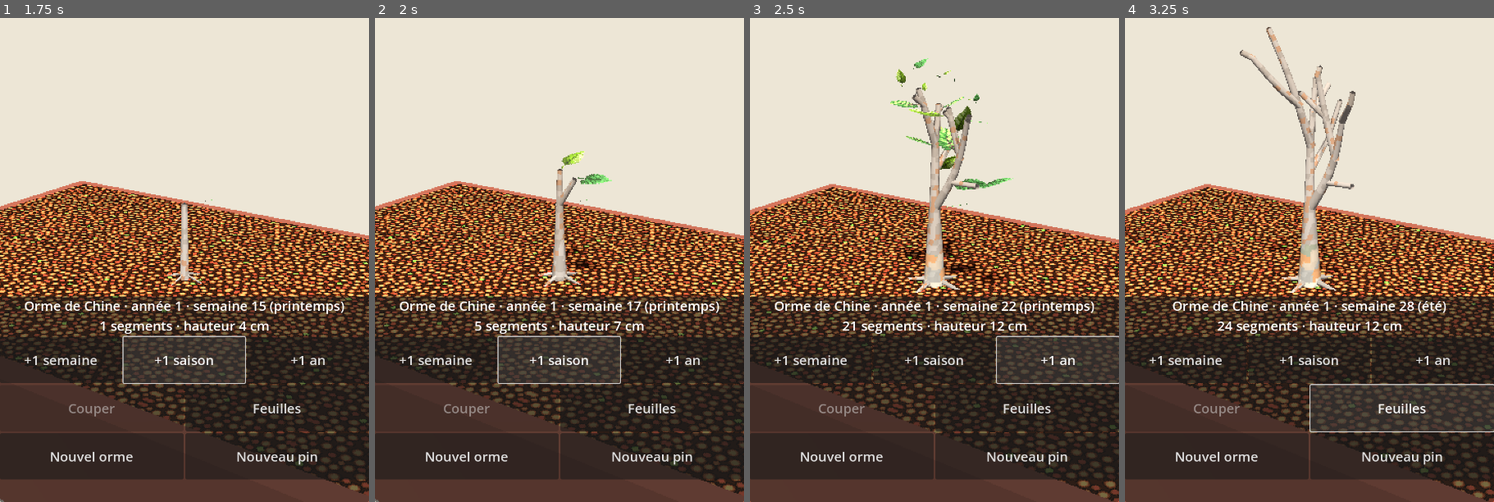
Above: before the commit, frames 1-4 (left to right).
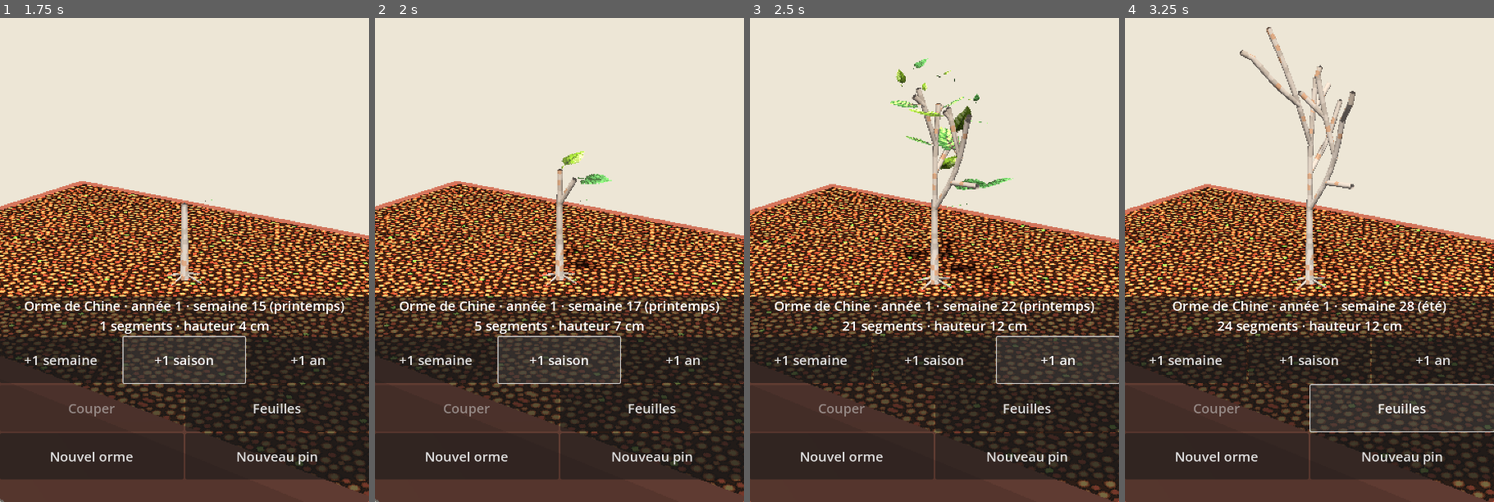
Above: after the commit, the same moments.

Repository: Ankool29/bonzai
Game: Godot game, scene res://scenes/main.tscn
Same seed, same stepped clock (60 frames per second), same inputs: the game is played once before the commit and once after it.
Inputs:
- Up to frame 1 (1.75 s): click "+1 semaine" at 0.5 s; click "+1 saison" at 1.25 s
- Up to frame 2 (2 s): no input
- Up to frame 3 (2.5 s): click "+1 an" at 2 s
- Up to frame 4 (3.25 s): click "Feuilles" at 2.75 s

Frame 1 is identical in both runs. In frame 2, 0.4% of the frame differs, in the area x 44-56%, y 32-56%; in frame 3, 1.3%; in frame 4, 1.7%, in the area x 34-63%, y 2-57%.

Commit message:
Simulation : épaississement par cernes annuels (loi de Pressler) au lieu du pipe model
Co-Authored-By: Claude Opus 5.5 <noreply@anthropic.com>
Claude-Session: https://claude.ai/code/session_01MAppfJEzF7Td7hJP7q14tM

Diff:
--- a/scripts/tree_sim.gd
+++ b/scripts/tree_sim.gd
@@ -3,7 +3,7 @@
 ## Simulation d'un arbre : modèle auto-organisé de Palubicki et al. (2009), simplifié.
 ## Les bourgeons se disputent la lumière (grille d'ombre), la vigueur part de la base et se répartit
 ## avec une dominance apicale (modèle de Borchert-Honda), les branches mal éclairées meurent,
-## le diamètre suit le « pipe model ». Unités : mètres ; temps : semaines (52 par an).
+## le bois épaissit d'un cerne par an (loi de Pressler). Unités : mètres ; temps : semaines (52 par an).
 
 class Seg:
 	var parent := -1
@@ -52,7 +52,7 @@
 var w_up := 0.12
 var jitter := 0.12
 var tip_radius := 0.0012
-var pipe_exp := 3.0           # 3 plutôt que 2,5 : branches plus fines, plus proches d'un vrai orme
+var ring_area := 1.5e-6        # cerne annuel : surface ajoutée (m²) par unité de lumière captée au-dessus
 var shed_ratio := 0.04        # lumière par entre-nœud sous laquelle une branche dépérit
 var bud_life := 52 * 8        # durée de vie d'un bourgeon dormant (semaines)
 var backbud_nodes := 4        # nœuds sous la coupe qui peuvent rebourgeonner
@@ -177,6 +177,12 @@
 			if s.lat_bud_age > bud_life:
 				s.lat_bud = false
 	reserve = lerpf(reserve, segs[0].light, 0.5)  # les racines s'ajustent en un an ou deux
+	# Cerne annuel : chaque entre-nœud vivant ajoute une couche de bois proportionnelle au feuillage
+	# qu'il porte (loi de Pressler). Le bas du tronc, qui porte tout, épaissit le plus : conicité continue,
+	# et le tronc continue de grossir même après une taille.
+	for s in segs:
+		if not s.dry:
+			s.radius = sqrt(s.radius * s.radius + ring_area * s.light / PI)
 	# Les rameaux morts fins tombent d'eux-mêmes au bout d'un an ; le gros bois mort reste.
 	var fell := false
 	for i in range(1, segs.size()):
@@ -254,14 +260,10 @@
 		s.q_lat = _light(_lat_pos(s)) if s.lat_bud and has_shadow else 0.0
 		s.light = s.q_term + s.q_lat
 		s.count = 0 if s.dry else 1
-		var r := pow(tip_radius, pipe_exp) if (s.term_bud or s.lat_bud) else 0.0
 		for c in [s.main_child, s.lat_child]:
 			if c >= 0:
 				s.light += segs[c].light
 				s.count += segs[c].count
-				r += pow(segs[c].radius, pipe_exp)
-		if r > 0.0:
-			s.radius = maxf(s.radius, pow(r, 1.0 / pipe_exp))  # le bois ne maigrit pas
 
 
 ## De la base vers les feuilles : répartition de la vigueur (Borchert-Honda).
Not shown, changed: docs/CONCEPTION.md
Not shown, changed: docs/ETAPE6.md
